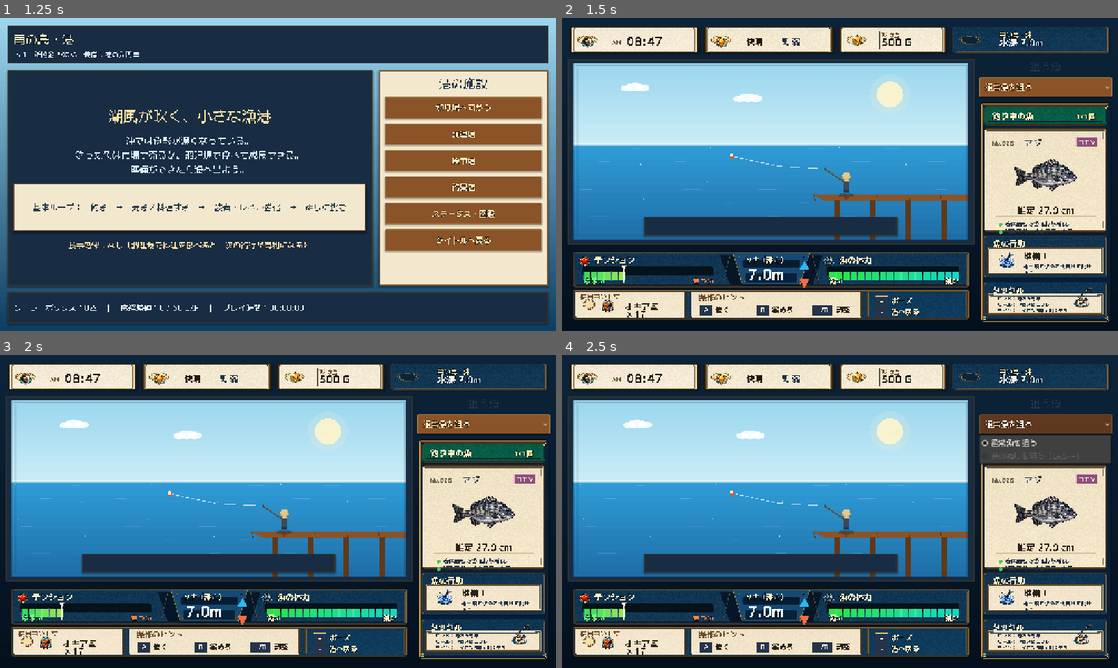
Above: before the commit, frames 1-4 (two rows, left to right).
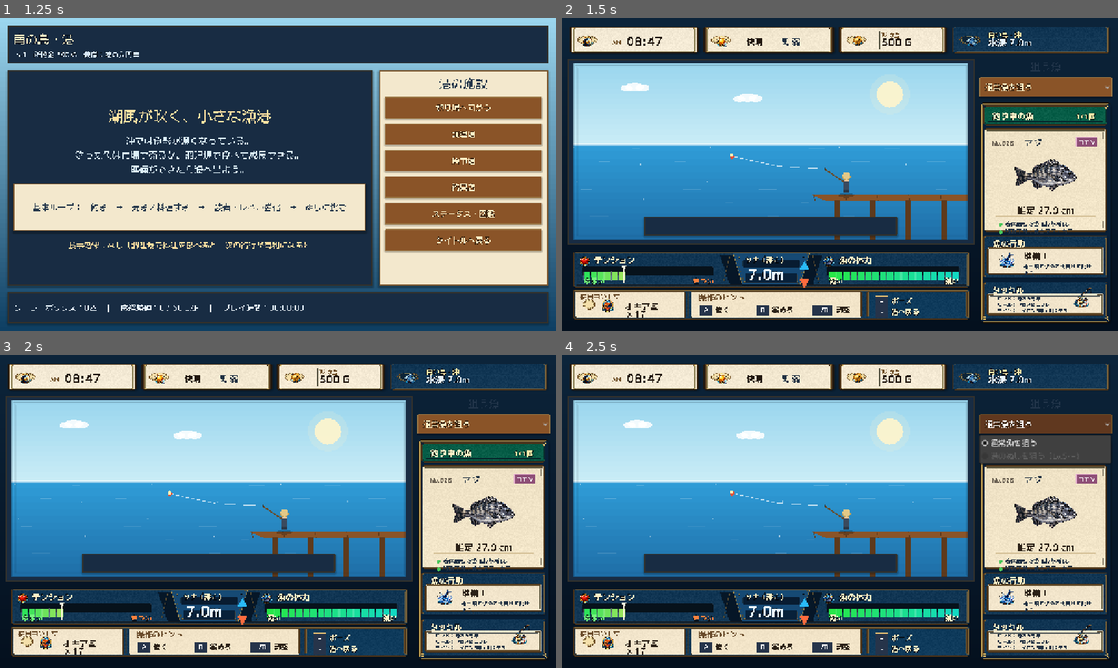
Above: after the commit, the same moments.

Repository: RYUKOU-OKUMURA/tsuri_quest_umi_mvp
Game: Godot game, scene res://scenes/main.tscn
The game is run twice, just before and just after one commit, with the same random seed, the same clock (stepped at 60 frames per second) and the same inputs.
Inputs:
- Up to frame 1 (1.25 s): click "ゲームを始める" at 0.5 s
- Up to frame 2 (1.5 s): click "釣り場へ向かう" at 1.25 s
- Up to frame 3 (2 s): no input
- Up to frame 4 (2.5 s): click "通常魚を狙う" at 2 s

Frame 1 is identical in both runs. In frame 2, 0.4% of the frame differs, in the area x 3-87%, y 4-10%; in frame 3, 0.4%; in frame 4, 0.4%.

Commit message:
Fill fight status location icon

Diff:
--- a/src/ui/components/fight_status_bar.gd
+++ b/src/ui/components/fight_status_bar.gd
@@ -10,6 +10,7 @@
 const ICON_WEATHER := 1
 const ICON_WIND := 2
 const ICON_COIN := 3
+const ICON_LOCATION := 2
 
 var simulator: FishingSimulator
 
@@ -51,6 +52,7 @@
 	_draw_status_icon(slots[0], ICON_TIME)
 	_draw_status_icon(slots[1], ICON_WEATHER)
 	_draw_status_icon(slots[2], ICON_COIN)
+	_draw_status_icon(slots[3], ICON_LOCATION, true)
 	_draw_status_slot(font, slots[0], "AM", "08:47", false)
 	_draw_status_slot(font, slots[1], "快晴", "風 弱", false)
 	_draw_status_slot(font, slots[2], "所持金", "%s G" % _format_money(PlayerProgress.money), false)
@@ -74,9 +76,11 @@
 
 func _draw_status_slot(font: Font, rect: Rect2, title: String, body: String, dark: bool) -> void:
 	var icon_space := clampf(rect.size.y * 1.60, 98.0, 118.0)
+	if dark:
+		icon_space = clampf(rect.size.y * 1.32, 82.0, 96.0)
 	var text_x := rect.position.x + icon_space
 	if dark:
-		text_x += rect.size.y * 0.16
+		text_x += rect.size.y * 0.04
 	var max_width := rect.end.x - text_x - 18.0
 	var title_size := 15 if dark else 14
 	var body_size := 24 if not dark else 21
@@ -101,23 +105,24 @@
 	_draw_text_clipped(font, body, Vector2(text_x, body_y), body_size, body_color, max_width, outline)
 
 
-func _draw_status_icon(rect: Rect2, icon_index: int) -> void:
+func _draw_status_icon(rect: Rect2, icon_index: int, dark: bool = false) -> void:
 	if _icons == null:
 		return
-	var icon_size := clampf(rect.size.y * 0.56, 34.0, 42.0)
+	var icon_size := clampf(rect.size.y * (0.48 if dark else 0.52), 30.0, 38.0)
 	var icon_rect := Rect2(
-		rect.position + Vector2(27.0, (rect.size.y - icon_size) * 0.5 + 1.0),
+		rect.position + Vector2(36.0 if dark else 29.0, (rect.size.y - icon_size) * 0.5 + 1.0),
 		Vector2(icon_size, icon_size)
 	)
-	_draw_sheet_icon(icon_index, icon_rect)
+	_draw_sheet_icon(icon_index, icon_rect, Color(0.85, 0.96, 1.0, 0.88) if dark else Color.WHITE)
 	if icon_index == ICON_WEATHER:
 		_draw_sheet_icon(
 			ICON_WIND,
-			Rect2(icon_rect.position + Vector2(icon_size * 0.58, icon_size * 0.60), Vector2(icon_size * 0.34, icon_size * 0.34))
+			Rect2(icon_rect.position + Vector2(icon_size * 0.58, icon_size * 0.60), Vector2(icon_size * 0.34, icon_size * 0.34)),
+			Color.WHITE
 		)
 
 
-func _draw_sheet_icon(icon_index: int, target: Rect2) -> void:
+func _draw_sheet_icon(icon_index: int, target: Rect2, modulate: Color = Color.WHITE) -> void:
 	if _icons == null:
 		return
 	var cell_w := float(_icons.get_width()) / 3.0
@@ -125,7 +130,7 @@
 	var col := icon_index % 3
 	var row := icon_index / 3
 	var src := Rect2(float(col) * cell_w, float(row) * cell_h, cell_w, cell_h)
-	draw_texture_rect_region(_icons, target, src, Color.WHITE)
+	draw_texture_rect_region(_icons, target, src, modulate)
 
 
 func _draw_text_clipped(
Not shown, changed: design-qa.md
Not shown, changed: docs/11_underwater_fight_showcase.md
